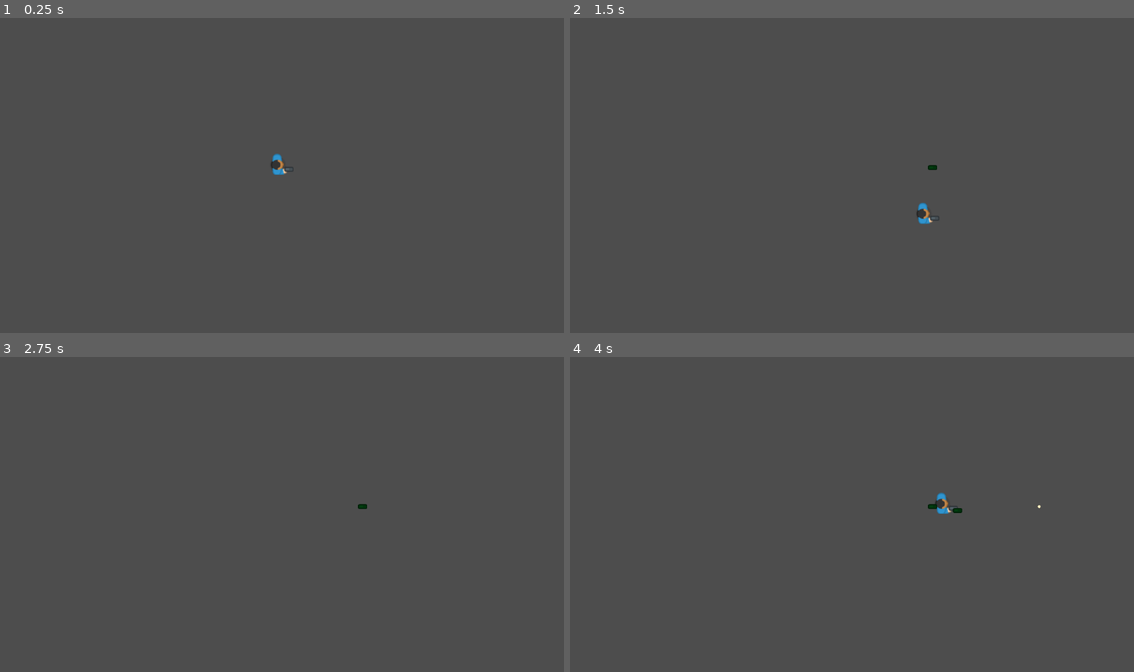
Above: before the commit, frames 1-4 (two rows, left to right).
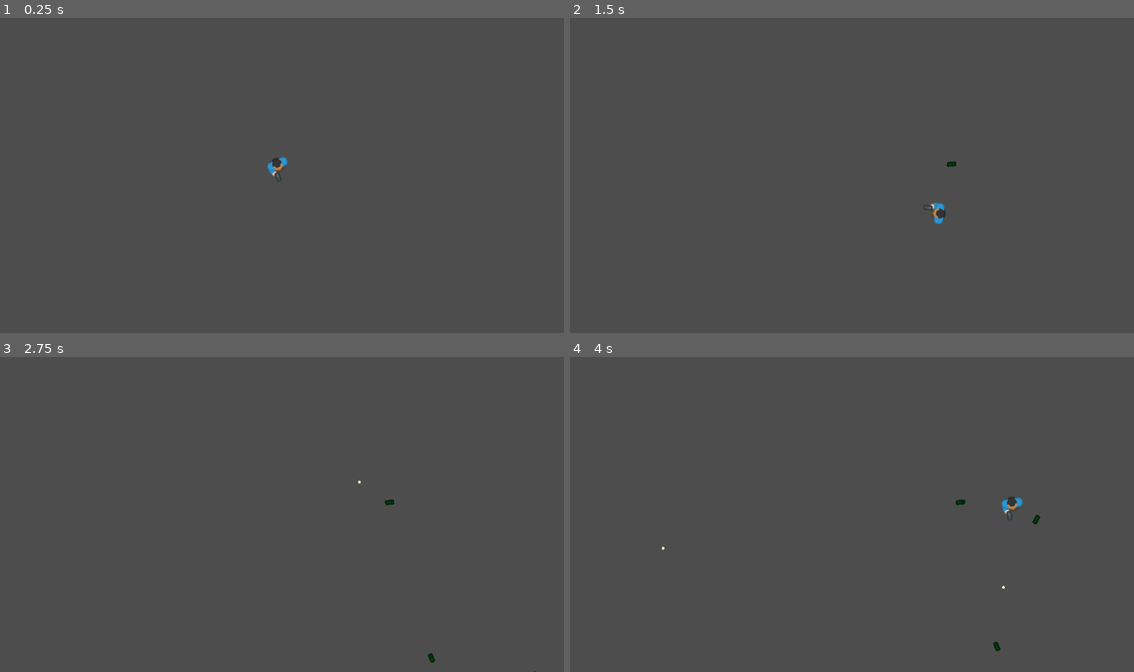
Above: after the commit, the same moments.

Repository: Suriya-K/godot_ultimate_2d_learning
Game: Godot game, scene res://scenes/levels/level.tscn
The game is run twice, just before and just after one commit, with the same random seed, the same clock (stepped at 60 frames per second) and the same inputs.
Inputs (mouse positions are in pixels of both pictures, inside the frame that each line leads up to):
- Up to frame 1 (0.25 s): no input
- Up to frame 2 (1.5 s): tap Enter at 0.5 s; move the mouse to (976, 159) at 0.52 s; press the mouse at (976, 159) at 0.53 s; hold D (right) 0.53-1.28 s; right-click (976, 159) at 0.8 s; move the mouse to (739, 191) at 1.27 s; release the mouse at (739, 191) at 1.28 s; hold S (down) from 1.28 s (still down); right-click (739, 191) at 1.35 s
- Up to frame 3 (2.75 s): click (169, 530) at 1.55 s; move the mouse to (338, 445) at 2.02 s; release S (down) at 2.03 s; press the mouse at (338, 445) at 2.03 s; hold D (right) from 2.03 s (still down); right-click (338, 445) at 2.3 s
- Up to frame 4 (4 s): move the mouse to (823, 577) at 2.77 s; release D (right) at 2.78 s; release the mouse at (823, 577) at 2.78 s; hold W (up) 2.78-3.53 s; right-click (823, 577) at 2.85 s; click (823, 577) at 3.05 s; move the mouse to (1021, 561) at 3.52 s; press the mouse at (1021, 561) at 3.53 s; hold A (left) from 3.53 s (still down); right-click (1021, 561) at 3.8 s

The runs differ from the first frame. In frame 1, 0.2% of the frame differs, in the area x 47-52%, y 43-53%; in frame 2, 0.3%; in frame 3, less than 0.1%; in frame 4, 0.4%, in the area x 16-84%, y 43-94%.

Commit message:
learning a lot of rotation degree and vector have basic function is angle that are radians so it easy to rotate

Diff:
--- a/scenes/projectiles/grenade.tscn
+++ b/scenes/projectiles/grenade.tscn
@@ -1,12 +1,19 @@
-[gd_scene load_steps=3 format=3 uid="uid://fr65m5kesp4p"]
+[gd_scene load_steps=4 format=3 uid="uid://fr65m5kesp4p"]
 
 [ext_resource type="Texture2D" uid="uid://b3gwj66gjxdyv" path="res://graphics/weapon_gun.png" id="1_5shap"]
+
+[sub_resource type="PhysicsMaterial" id="PhysicsMaterial_ht83d"]
+friction = 10.0
+bounce = 0.4
 
 [sub_resource type="RectangleShape2D" id="RectangleShape2D_ojjon"]
 size = Vector2(18, 10)
 
 [node name="grenade" type="RigidBody2D"]
+scale = Vector2(1.25, 1.25)
+physics_material_override = SubResource("PhysicsMaterial_ht83d")
 gravity_scale = 0.0
+linear_damp = 1.6
 
 [node name="Sprite2D" type="Sprite2D" parent="."]
 modulate = Color(0, 0.635294, 0.145098, 1)
--- a/scrpits/levels/level.gd
+++ b/scrpits/levels/level.gd
@@ -14,15 +14,19 @@
 
 
 
-func _on_player_laser(marker_position: Vector2):
+func _on_player_laser(marker_position: Vector2, direction: Vector2):
 	var bullet: Area2D = bullet_scenes.instantiate()
 	bullet.scale = Vector2(0.15,0.15)
+	bullet.direction = direction
 	bullet.position = marker_position
 	$projectiles.add_child(bullet)
 
 
-func _on_player_grenade(marker_position: Vector2):
-	var grenade: RigidBody2D = grenade_scenes.instantiate()
+func _on_player_grenade(marker_position: Vector2, direction: Vector2):
+	var grenade: RigidBody2D = grenade_scenes.instantiate() as RigidBody2D
 	grenade.position = marker_position
+	grenade.rotation = direction.angle()
+	grenade.linear_velocity = direction * 100
+	grenade.scale = Vector2(2.25,2.25)
 	$projectiles.add_child(grenade)
 	pass
--- a/scrpits/players/player.gd
+++ b/scrpits/players/player.gd
@@ -1,7 +1,7 @@
 extends CharacterBody2D
 
-signal laser(maker_position: Vector2)
-signal grenade(maker_position: Vector2)
+signal laser(maker_position: Vector2, direction: Vector2)
+signal grenade(maker_position: Vector2, direction: Vector2)
 
 @onready var gun_timer: Timer = $gun_timer
 @onready var grenade_timer: Timer = $grenade_timer
@@ -20,17 +20,20 @@
 func _process(_delta):
 	var direction = Input.get_vector("left", "right", "up", "down")
 	self.velocity = direction * 500
-	move_and_slide()
+	self.move_and_slide()
 
+	self.look_at(self.get_global_mouse_position())
+
+	var player_direction: Vector2 = (self.get_global_mouse_position() - self.position).normalized()
 	if Input.is_action_pressed("primary_action") and gun_can_shoot:
 		var seleted_bullet: Node = bullet_markers[randi() % bullet_markers.size()]
-		laser.emit(seleted_bullet.global_position)
+		laser.emit(seleted_bullet.global_position, player_direction)
 		gun_can_shoot = false
 		gun_timer.start()
 
 	if Input.is_action_pressed("secondary_action") and grenade_can_shoot:
 		var seleted_bullet: Node = bullet_markers[randi() % bullet_markers.size()]
-		grenade.emit(seleted_bullet.global_position)
+		grenade.emit(seleted_bullet.global_position, player_direction)
 		grenade_can_shoot = false
 		grenade_timer.start()
 
